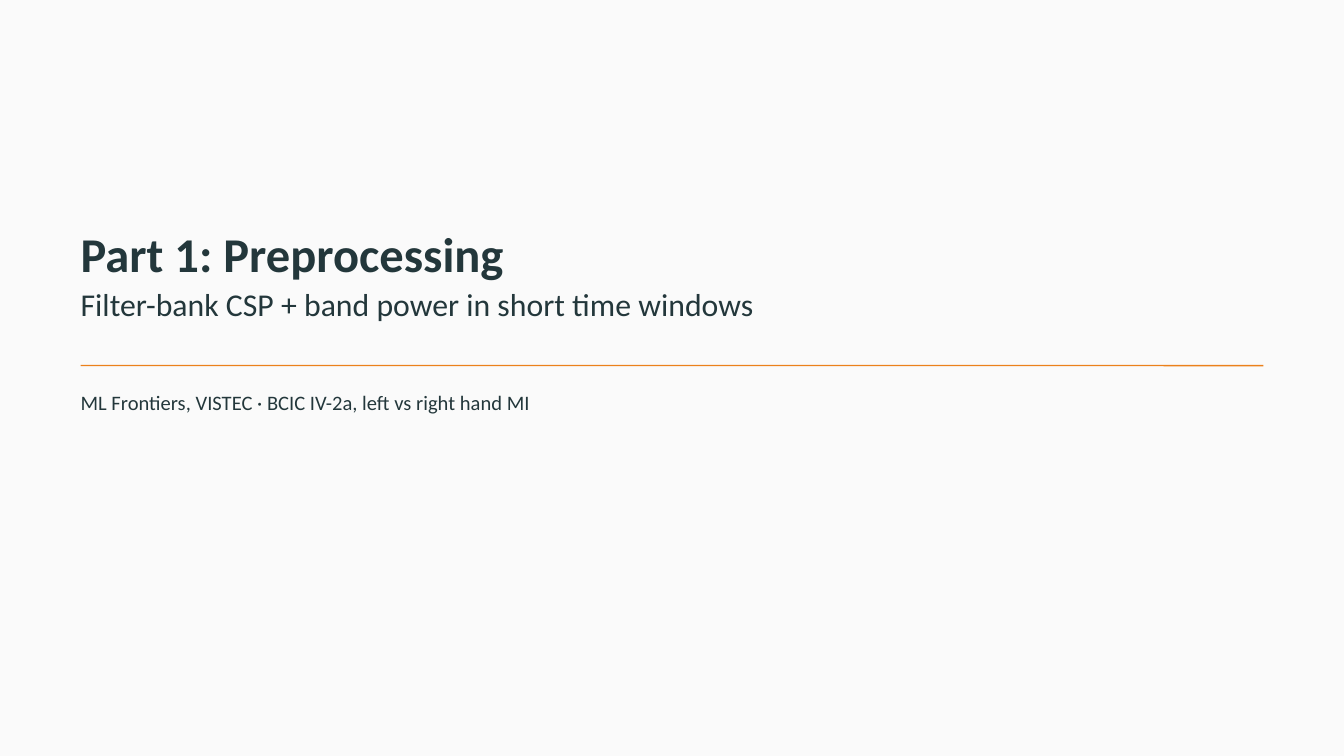
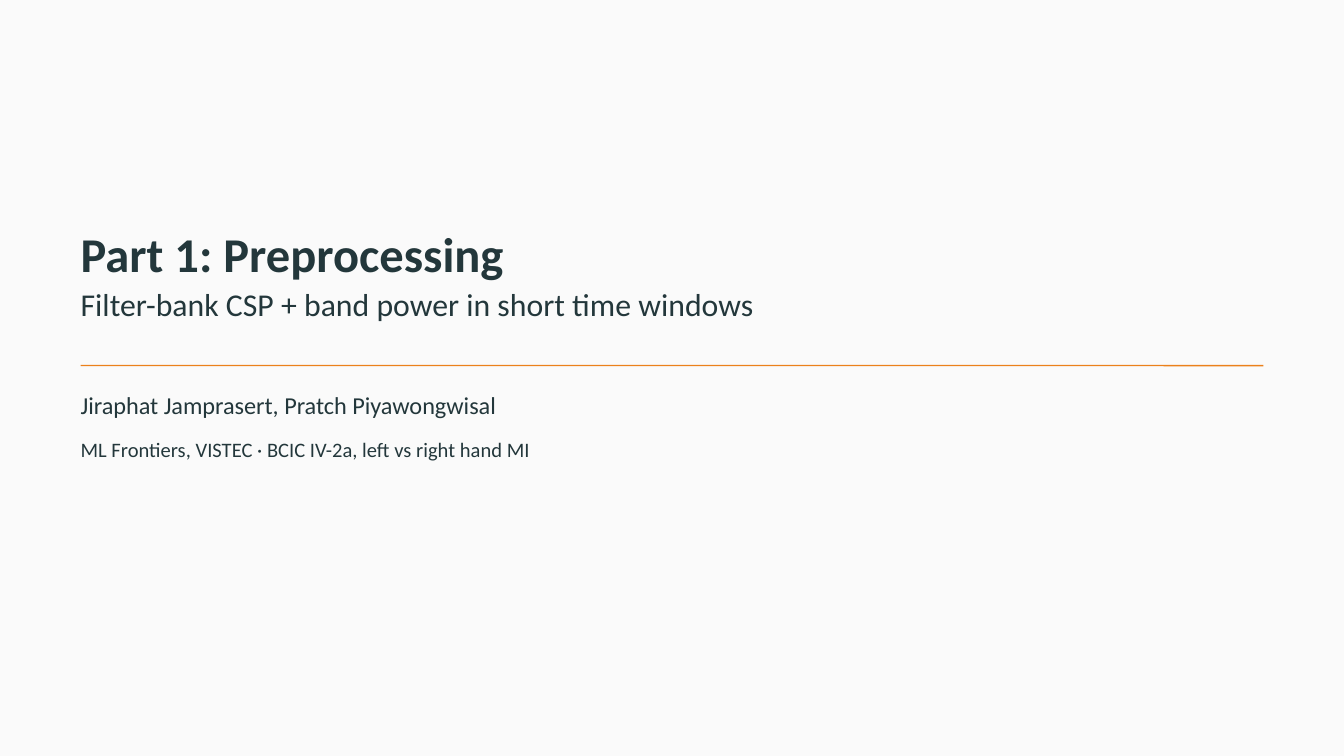
Before and after one commit to pratch/frontier-hw-bci, a slide deck: slide 1 of docs/final_slides/HWNet_Final_Presentation.pptx. Drawn at 1344x756 pixels with LibreOffice and Linux fonts; fonts in the diff are those of the drawing. Boxes give left, top, right and bottom in pixels: in the first picture for what was removed or moved away, otherwise in the second. Text is boxed around its words. In the diff, an @@ line names an element or a change of style, - is before the commit and + after.

```diff
--- a/docs/final_slides/HWNet_Final_Presentation.pptx
+++ b/docs/final_slides/HWNet_Final_Presentation.pptx
@@ text added at bbox=[81, 397, 496, 418], 13 pt, text #23373B @@
+Jiraphat Jamprasert, Pratch Piyawongwisal
@@ text "ML Frontiers, VISTEC · BCIC ...": place and size @@
-text "ML Frontiers, VISTEC · BCIC ..." at bbox=[81, 395, 530, 414]
+text "ML Frontiers, VISTEC · BCIC ..." at bbox=[81, 442, 530, 461]
```
Also in this commit, not shown: 12 other slides changed.
